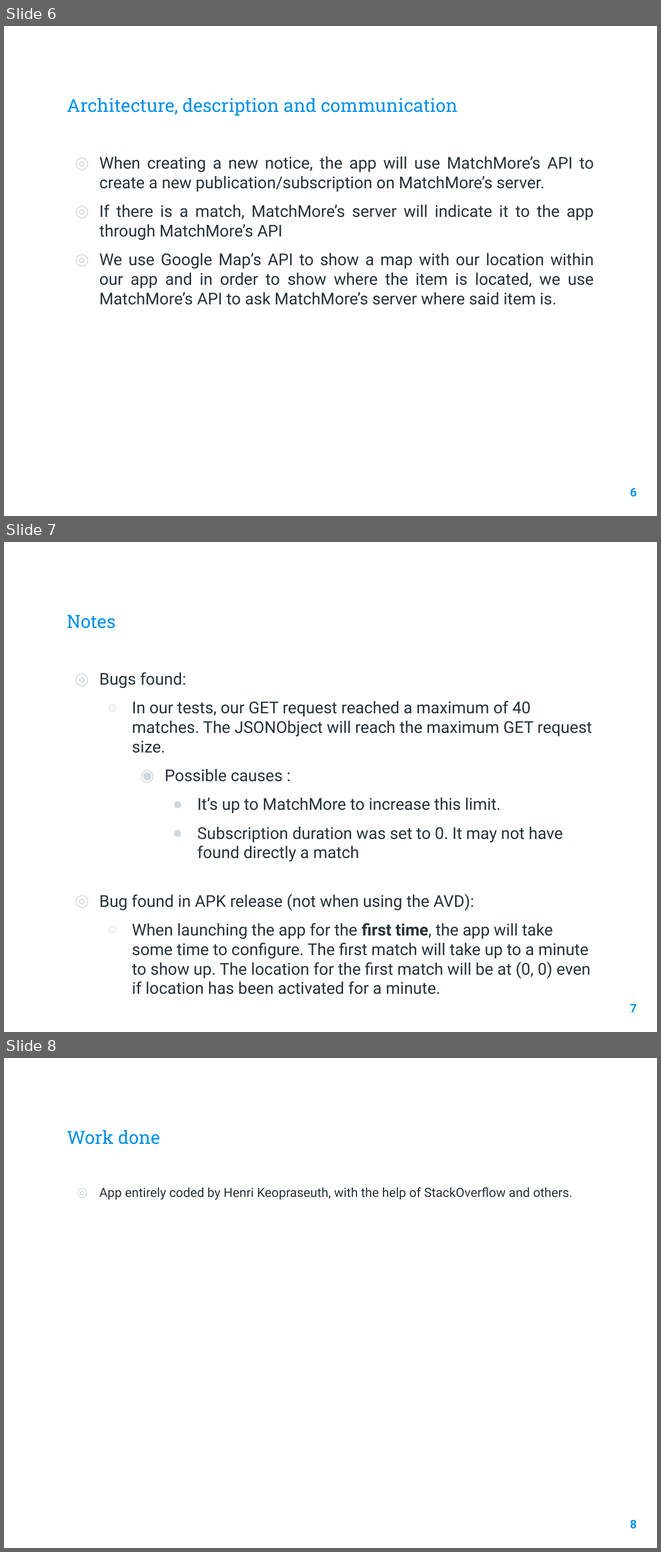
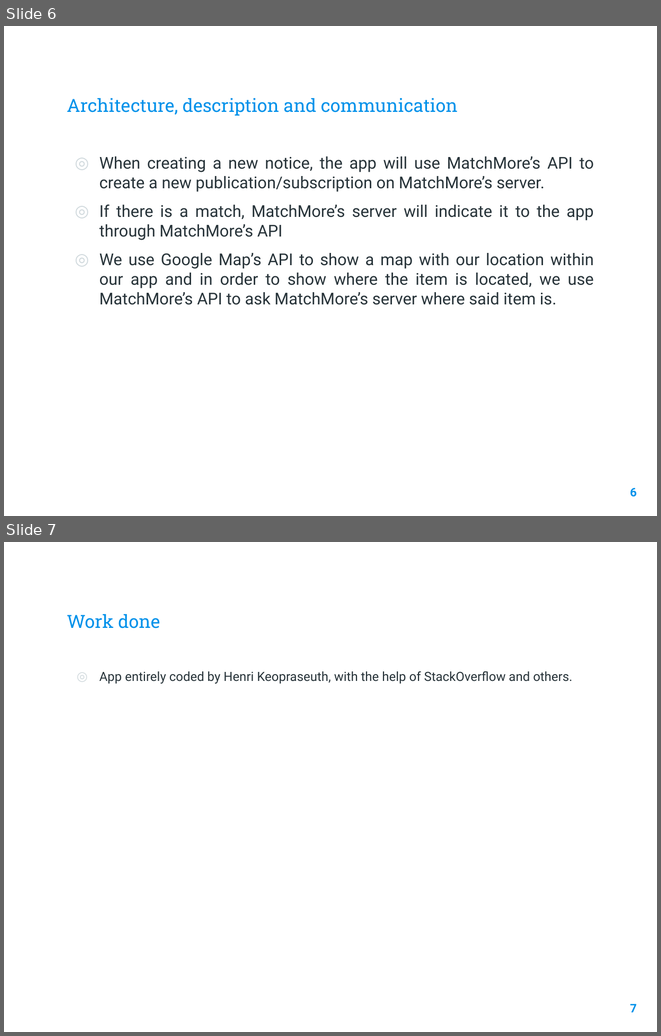
Before and after one commit to hkeopras/Lost-Found, a slide deck: Phase 2/Slides.pptx. Shown one above the other, each under a label of ours: slides 6, 7 and 8 before the commit, slides 6 and 7 after it. The pictures are 661x1552 and 661x1036 pixels, drawn with LibreOffice and Linux fonts; fonts in the diff are those of the drawing; background and template pictures are left out. Boxes give left, top, right and bottom in pixels: in the first picture for what was removed or moved away, otherwise in the second. Text is boxed around its words. In the diff, an @@ line names an element or a change of style, - is before the commit and + after.

Commit message:
Bug sliden no longer relevant because fixed

```diff
--- a/Phase 2/Slides.pptx
+++ b/Phase 2/Slides.pptx
@@ slide 7 removed at <box>4,542,657,1032</box>, background picture (left out) @@
@@ title removed at <box>67,615,115,628</box> @@
-Notes
@@ text removed at <box>99,672,592,994</box> @@
-◎ Bugs found:
-  ○ In our tests, our GET request reached a maximum of 40 matches. The JSONObject will reach the maximum GET request size.
-    ◉ Possible causes :
-      ● It’s up to MatchMore to increase this limit.
-      ● Subscription duration was set to 0. It may not have found directly a match
-◎ Bug found in APK release (not when using the AVD):
-  ○ When launching the app for the first time, the app will take some time to configure. The first match will take up to a minute to show up. The location for the first match will be at (0, 0) even if location has been activated for a minute.
@@ page number removed at <box>630,1004,637,1012</box> @@
-7
@@ what was slide 8 is now slide 7 @@
@@ page number at <box>630,1004,637,1012</box>: text changed @@
-8
+7
```
